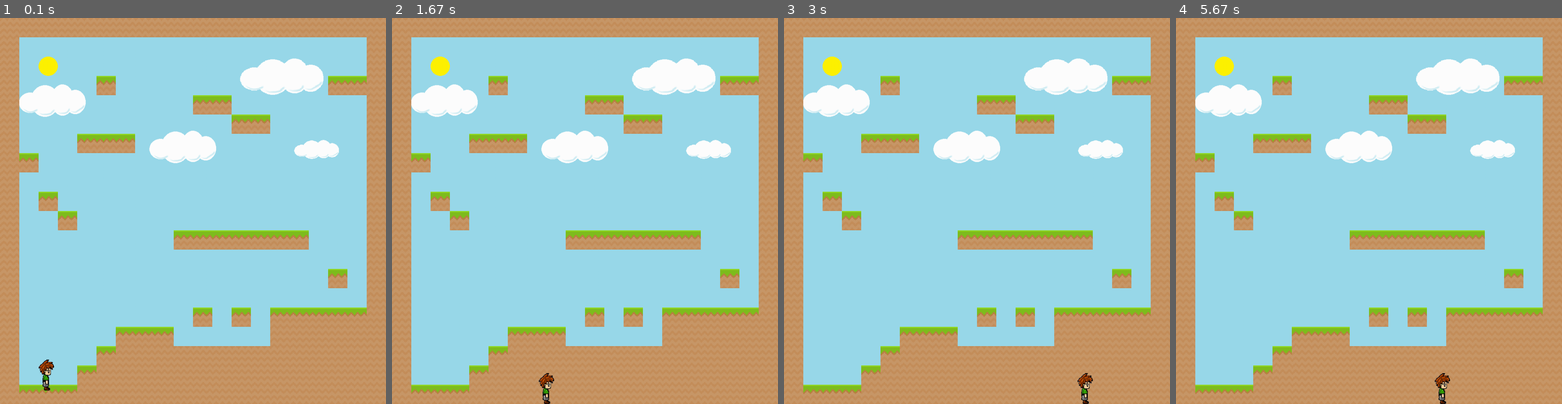
Above: before the commit, frames 1-4 (left to right).
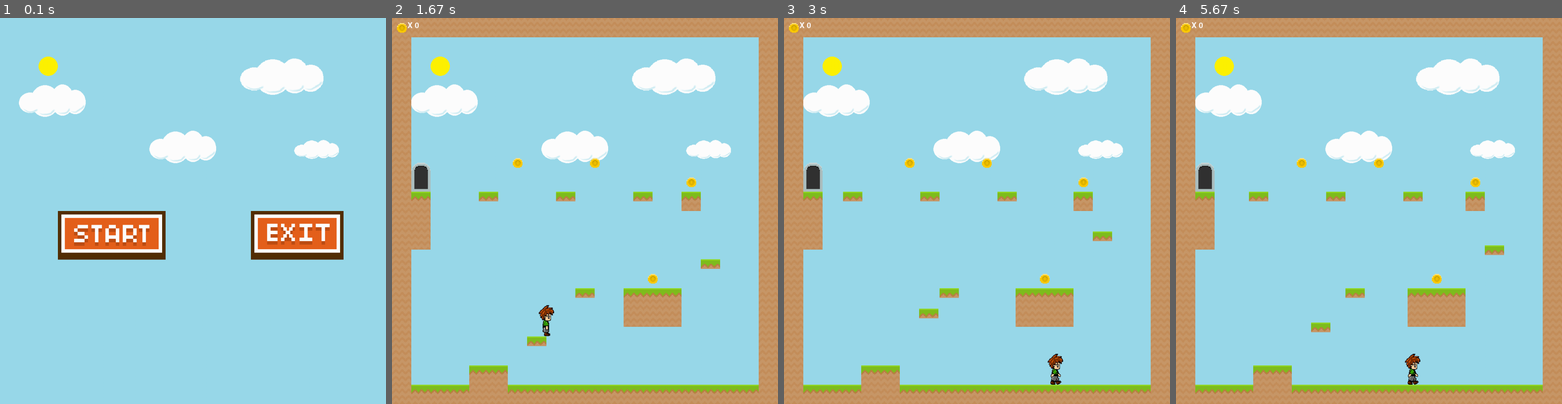
Above: after the commit, the same moments.

Repository: russjude/D-coding-Island
Game: pygame game, started from create_player.py
Two runs of this game, one before a commit and one after it. Both use one fixed random seed, a clock stepped at 60 frames per second and the inputs below.
Inputs (mouse positions are in pixels of both pictures, inside the frame that each line leads up to):
- Up to frame 1 (0.1 s): no input
- Up to frame 2 (1.67 s): press the mouse at (503, 234) at 0.37 s; move the mouse to (561, 176) at 0.47 s; release the mouse at (619, 118) at 0.6 s; hold Space 0.67-1.13 s; hold Right 0.67-1.13 s; move the mouse to (569, 106) at 0.7 s; hold Space 1.17-1.63 s; hold Right 1.17-1.63 s
- Up to frame 3 (3 s): hold Space 1.67-2.13 s; hold Right 1.67-2.13 s; hold Right 2.17-2.63 s; hold Right from 2.67 s (still down)
- Up to frame 4 (5.67 s): release Right at 3.13 s; hold Left 3.17-3.7 s; hold Left 3.73-4.13 s; hold Right 4.17-4.8 s; hold Left 4.83-5.3 s; hold Right from 5.33 s (still down)

The runs differ from the first frame. In frame 1, 41% of the frame differs, in the area x 0-100%, y 0-100%; in frame 2, 20%; in frame 3, 20%; in frame 4, 20%.

Commit message:
overwrite

Diff:
--- a/create_player.py
+++ b/create_player.py
@@ -1,13 +1,15 @@
-"""
-File: create_player
-
-Purpose: the purpose
-"""
-
 import pygame
 from pygame.locals import *
-
+from pygame import mixer
+import pickle
+from os import path
+
+pygame.mixer.pre_init(44100, -16, 2, 512)
+mixer.init()
 pygame.init()
+
+clock = pygame.time.Clock()
+fps = 60
 
 screen_width = 1000
 screen_height = 1000
@@ -15,61 +17,247 @@
 screen = pygame.display.set_mode((screen_width, screen_height))
 pygame.display.set_caption('Platformer')
 
+
+#define font
+font = pygame.font.SysFont('Bauhaus 93', 70)
+font_score = pygame.font.SysFont('Bauhaus 93', 30)
+
+
 #define game variables
 tile_size = 50
+game_over = 0
+main_menu = True
+level = 3
+max_levels = 7
+score = 0
+
+
+#define colours
+white = (255, 255, 255)
+blue = (0, 0, 255)
 
 
 #load images
 sun_img = pygame.image.load('img/sun.png')
 bg_img = pygame.image.load('img/sky.png')
+restart_img = pygame.image.load('img/restart_btn.png')
+start_img = pygame.image.load('img/start_btn.png')
+exit_img = pygame.image.load('img/exit_btn.png')
+
+#load sounds
+pygame.mixer.music.load('img/music.wav')
+pygame.mixer.music.play(-1, 0.0, 5000)
+coin_fx = pygame.mixer.Sound('img/coin.wav')
+coin_fx.set_volume(0.5)
+jump_fx = pygame.mixer.Sound('img/jump.wav')
+jump_fx.set_volume(0.5)
+game_over_fx = pygame.mixer.Sound('img/game_over.wav')
+game_over_fx.set_volume(0.5)
+
+
+def draw_text(text, font, text_col, x, y):
+	img = font.render(text, True, text_col)
+	screen.blit(img, (x, y))
+
+
+#function to reset level
+def reset_level(level):
+	player.reset(100, screen_height - 130)
+	blob_group.empty()
+	platform_group.empty()
+	coin_group.empty()
+	lava_group.empty()
+	exit_group.empty()
+
+	#load in level data and create world
+	if path.exists(f'level{level}_data'):
+		pickle_in = open(f'level{level}_data', 'rb')
+		world_data = pickle.load(pickle_in)
+	world = World(world_data)
+	#create dummy coin for showing the score
+	score_coin = Coin(tile_size // 2, tile_size // 2)
+	coin_group.add(score_coin)
+	return world
+
+
+class Button():
+	def __init__(self, x, y, image):
+		self.image = image
+		self.rect = self.image.get_rect()
+		self.rect.x = x
+		self.rect.y = y
+		self.clicked = False
+
+	def draw(self):
+		action = False
+
+		#get mouse position
+		pos = pygame.mouse.get_pos()
+
+		#check mouseover and clicked conditions
+		if self.rect.collidepoint(pos):
+			if pygame.mouse.get_pressed()[0] == 1 and self.clicked == False:
+				action = True
+				self.clicked = True
+
+		if pygame.mouse.get_pressed()[0] == 0:
+			self.clicked = False
+
+
+		#draw button
+		screen.blit(self.image, self.rect)
+
+		return action
 
 
 class Player():
 	def __init__(self, x, y):
-		img = pygame.image.load('img/guy1.png')
-		self.image = pygame.transform.scale(img, (40, 80))
-		self.rect = self.image.get_rect()
-		self.rect.x = x
-		self.rect.y = y
+		self.reset(x, y)
+
+	def update(self, game_over):
+		dx = 0
+		dy = 0
+		walk_cooldown = 5
+		col_thresh = 20
+
+		if game_over == 0:
+			#get keypresses
+			key = pygame.key.get_pressed()
+			if key[pygame.K_SPACE] and self.jumped == False and self.in_air == False:
+				jump_fx.play()
+				self.vel_y = -15
+				self.jumped = True
+			if key[pygame.K_SPACE] == False:
+				self.jumped = False
+			if key[pygame.K_LEFT]:
+				dx -= 5
+				self.counter += 1
+				self.direction = -1
+			if key[pygame.K_RIGHT]:
+				dx += 5
+				self.counter += 1
+				self.direction = 1
+			if key[pygame.K_LEFT] == False and key[pygame.K_RIGHT] == False:
+				self.counter = 0
+				self.index = 0
+				if self.direction == 1:
+					self.image = self.images_right[self.index]
+				if self.direction == -1:
+					self.image = self.images_left[self.index]
+
+
+			#handle animation
+			if self.counter > walk_cooldown:
+				self.counter = 0
+				self.index += 1
+				if self.index >= len(self.images_right):
+					self.index = 0
+				if self.direction == 1:
+					self.image = self.images_right[self.index]
+				if self.direction == -1:
+					self.image = self.images_left[self.index]
+
+
+			#add gravity
+			self.vel_y += 1
+			if self.vel_y > 10:
+				self.vel_y = 10
+			dy += self.vel_y
+
+			#check for collision
+			self.in_air = True
+			for tile in world.tile_list:
+				#check for collision in x direction
+				if tile[1].colliderect(self.rect.x + dx, self.rect.y, self.width, self.height):
+					dx = 0
+				#check for collision in y direction
+				if tile[1].colliderect(self.rect.x, self.rect.y + dy, self.width, self.height):
+					#check if below the ground i.e. jumping
+					if self.vel_y < 0:
+						dy = tile[1].bottom - self.rect.top
+						self.vel_y = 0
+					#check if above the ground i.e. falling
+					elif self.vel_y >= 0:
+						dy = tile[1].top - self.rect.bottom
+						self.vel_y = 0
+						self.in_air = False
+
+
+			#check for collision with enemies
+			if pygame.sprite.spritecollide(self, blob_group, False):
+				game_over = -1
+				game_over_fx.play()
+
+			#check for collision with lava
+			if pygame.sprite.spritecollide(self, lava_group, False):
+				game_over = -1
+				game_over_fx.play()
+
+			#check for collision with exit
+			if pygame.sprite.spritecollide(self, exit_group, False):
+				game_over = 1
+
+
+			#check for collision with platforms
+			for platform in platform_group:
+				#collision in the x direction
+				if platform.rect.colliderect(self.rect.x + dx, self.rect.y, self.width, self.height):
+					dx = 0
+				#collision in the y direction
+				if platform.rect.colliderect(self.rect.x, self.rect.y + dy, self.width, self.height):
+					#check if below platform
+					if abs((self.rect.top + dy) - platform.rect.bottom) < col_thresh:
+						self.vel_y = 0
+						dy = platform.rect.bottom - self.rect.top
+					#check if above platform
+					elif abs((self.rect.bottom + dy) - platform.rect.top) < col_thresh:
+						self.rect.bottom = platform.rect.top - 1
+						self.in_air = False
+						dy = 0
+					#move sideways with the platform
+					if platform.move_x != 0:
+						self.rect.x += platform.move_direction
+
+
+			#update player coordinates
+			self.rect.x += dx
+			self.rect.y += dy
+
+
+		elif game_over == -1:
+			self.image = self.dead_image
+			draw_text('GAME OVER!', font, blue, (screen_width // 2) - 200, screen_height // 2)
+			if self.rect.y > 200:
+				self.rect.y -= 5
+
+		#draw player onto screen
+		screen.blit(self.image, self.rect)
+
+		return game_over
+
+
+	def reset(self, x, y):
+		self.images_right = []
+		self.images_left = []
+		self.index = 0
+		self.counter = 0
+		for num in range(1, 5):
+			img_right = pygame.image.load(f'img/guy{num}.png')
+			img_right = pygame.transform.scale(img_right, (40, 80))
+			img_left = pygame.transform.flip(img_right, True, False)
+			self.images_right.append(img_right)
+			self.images_left.append(img_left)
+		self.dead_image = pygame.image.load('img/ghost.png')
+		self.image = self.images_right[self.index]
+		self.rect = self.image.get_rect()
+		self.rect.x = x
+		self.rect.y = y
+		self.width = self.image.get_width()
+		self.height = self.image.get_height()
 		self.vel_y = 0
 		self.jumped = False
-
-	def update(self):
-		dx = 0
-		dy = 0
-
-		#get keypresses
-		key = pygame.key.get_pressed()
-		if key[pygame.K_SPACE] and self.jumped == False:
-			self.vel_y = -15
-			self.jumped = True
-		if key[pygame.K_SPACE] == False:
-			self.jumped = False
-		if key[pygame.K_LEFT]:
-			dx -= 5
-		if key[pygame.K_RIGHT]:
-			dx += 5
-
-
-		#add gravity
-		self.vel_y += 1
-		if self.vel_y > 10:
-			self.vel_y = 10
-		dy += self.vel_y
-
-		#check for collision
-
-		#update player coordinates
-		self.rect.x += dx
-		self.rect.y += dy
-
-		if self.rect.bottom > screen_height:
-			self.rect.bottom = screen_height
-			dy = 0
-
-		#draw player onto screen
-		screen.blit(self.image, self.rect)
-
+		self.direction = 0
+		self.in_air = True
 
 
 
@@ -99,8 +287,27 @@
 					img_rect.y = row_count * tile_size
 					tile = (img, img_rect)
 					self.tile_list.append(tile)
+				if tile == 3:
+					blob = Enemy(col_count * tile_size, row_count * tile_size + 15)
+					blob_group.add(blob)
+				if tile == 4:
+					platform = Platform(col_count * tile_size, row_count * tile_size, 1, 0)
+					platform_group.add(platform)
+				if tile == 5:
+					platform = Platform(col_count * tile_size, row_count * tile_size, 0, 1)
+					platform_group.add(platform)
+				if tile == 6:
+					lava = Lava(col_count * tile_size, row_count * tile_size + (tile_size // 2))
+					lava_group.add(lava)
+				if tile == 7:
+					coin = Coin(col_count * tile_size + (tile_size // 2), row_count * tile_size + (tile_size // 2))
+					coin_group.add(coin)
+				if tile == 8:
+					exit = Exit(col_count * tile_size, row_count * tile_size - (tile_size // 2))
+					exit_group.add(exit)
 				col_count += 1
 			row_count += 1
+
 
 	def draw(self):
 		for tile in self.tile_list:
@@ -108,46 +315,165 @@
 
 
 
-world_data = [
-[1, 1, 1, 1, 1, 1, 1, 1, 1, 1, 1, 1, 1, 1, 1, 1, 1, 1, 1, 1],
-[1, 0, 0, 0, 0, 0, 0, 0, 0, 0, 0, 0, 0, 0, 0, 0, 0, 0, 0, 1],
-[1, 0, 0, 0, 0, 7, 0, 0, 0, 0, 0, 0, 0, 0, 0, 0, 0, 0, 8, 1],
-[1, 0, 0, 0, 0, 2, 0, 0, 0, 0, 0, 7, 0, 0, 0, 0, 0, 2, 2, 1],
-[1, 0, 0, 0, 0, 0, 0, 0, 0, 0, 2, 2, 0, 7, 0, 5, 0, 0, 0, 1],
-[1, 0, 0, 0, 0, 0, 0, 0, 5, 0, 0, 0, 2, 2, 0, 0, 0, 0, 0, 1],
-[1, 7, 0, 0, 2, 2, 2, 0, 0, 0, 0, 0, 0, 0, 0, 0, 0, 0, 0, 1],
-[1, 2, 0, 0, 0, 0, 0, 0, 0, 0, 0, 0, 0, 0, 0, 0, 0, 0, 0, 1],
-[1, 0, 0, 0, 0, 0, 0, 0, 0, 0, 0, 7, 0, 0, 7, 0, 0, 0, 0, 1],
-[1, 0, 2, 0, 0, 7, 0, 7, 0, 0, 0, 0, 0, 0, 0, 0, 0, 0, 0, 1],
-[1, 0, 0, 2, 0, 0, 4, 0, 0, 0, 0, 3, 0, 0, 3, 0, 0, 0, 0, 1],
-[1, 0, 0, 0, 0, 0, 0, 0, 0, 2, 2, 2, 2, 2, 2, 2, 0, 0, 0, 1],
-[1, 0, 0, 0, 0, 0, 0, 0, 0, 0, 0, 0, 0, 0, 0, 0, 0, 0, 0, 1],
-[1, 0, 0, 0, 0, 0, 0, 0, 0, 0, 7, 0, 7, 0, 0, 0, 0, 2, 0, 1],
-[1, 0, 0, 0, 0, 0, 0, 0, 0, 0, 0, 0, 0, 0, 0, 0, 0, 0, 0, 1],
-[1, 0, 0, 0, 0, 0, 0, 0, 0, 0, 2, 0, 2, 0, 2, 2, 2, 2, 2, 1],
-[1, 0, 0, 0, 0, 0, 2, 2, 2, 6, 6, 6, 6, 6, 1, 1, 1, 1, 1, 1],
-[1, 0, 0, 0, 0, 2, 1, 1, 1, 1, 1, 1, 1, 1, 1, 1, 1, 1, 1, 1],
-[1, 0, 0, 0, 2, 1, 1, 1, 1, 1, 1, 1, 1, 1, 1, 1, 1, 1, 1, 1],
-[1, 2, 2, 2, 1, 1, 1, 1, 1, 1, 1, 1, 1, 1, 1, 1, 1, 1, 1, 1]
-]
+class Enemy(pygame.sprite.Sprite):
+	def __init__(self, x, y):
+		pygame.sprite.Sprite.__init__(self)
+		self.image = pygame.image.load('img/blob.png')
+		self.rect = self.image.get_rect()
+		self.rect.x = x
+		self.rect.y = y
+		self.move_direction = 1
+		self.move_counter = 0
+
+	def update(self):
+		self.rect.x += self.move_direction
+		self.move_counter += 1
+		if abs(self.move_counter) > 50:
+			self.move_direction *= -1
+			self.move_counter *= -1
+
+
+class Platform(pygame.sprite.Sprite):
+	def __init__(self, x, y, move_x, move_y):
+		pygame.sprite.Sprite.__init__(self)
+		img = pygame.image.load('img/platform.png')
+		self.image = pygame.transform.scale(img, (tile_size, tile_size // 2))
+		self.rect = self.image.get_rect()
+		self.rect.x = x
+		self.rect.y = y
+		self.move_counter = 0
+		self.move_direction = 1
+		self.move_x = move_x
+		self.move_y = move_y
+
+
+	def update(self):
+		self.rect.x += self.move_direction * self.move_x
+		self.rect.y += self.move_direction * self.move_y
+		self.move_counter += 1
+		if abs(self.move_counter) > 50:
+			self.move_direction *= -1
+			self.move_counter *= -1
+
+
+
+
+
+class Lava(pygame.sprite.Sprite):
+	def __init__(self, x, y):
+		pygame.sprite.Sprite.__init__(self)
+		img = pygame.image.load('img/lava.png')
+		self.image = pygame.transform.scale(img, (tile_size, tile_size // 2))
+		self.rect = self.image.get_rect()
+		self.rect.x = x
+		self.rect.y = y
+
+
+class Coin(pygame.sprite.Sprite):
+	def __init__(self, x, y):
+		pygame.sprite.Sprite.__init__(self)
+		img = pygame.image.load('img/coin.png')
+		self.image = pygame.transform.scale(img, (tile_size // 2, tile_size // 2))
+		self.rect = self.image.get_rect()
+		self.rect.center = (x, y)
+
+
+class Exit(pygame.sprite.Sprite):
+	def __init__(self, x, y):
+		pygame.sprite.Sprite.__init__(self)
+		img = pygame.image.load('img/exit.png')
+		self.image = pygame.transform.scale(img, (tile_size, int(tile_size * 1.5)))
+		self.rect = self.image.get_rect()
+		self.rect.x = x
+		self.rect.y = y
 
 
 
 player = Player(100, screen_height - 130)
+
+blob_group = pygame.sprite.Group()
+platform_group = pygame.sprite.Group()
+lava_group = pygame.sprite.Group()
+coin_group = pygame.sprite.Group()
+exit_group = pygame.sprite.Group()
+
+#create dummy coin for showing the score
+score_coin = Coin(tile_size // 2, tile_size // 2)
+coin_group.add(score_coin)
+
+#load in level data and create world
+if path.exists(f'level{level}_data'):
+	pickle_in = open(f'level{level}_data', 'rb')
+	world_data = pickle.load(pickle_in)
 world = World(world_data)
 
+
+#create buttons
+restart_button = Button(screen_width // 2 - 50, screen_height // 2 + 100, restart_img)
+start_button = Button(screen_width // 2 - 350, screen_height // 2, start_img)
+exit_button = Button(screen_width // 2 + 150, screen_height // 2, exit_img)
+
+
 run = True
-clock = pygame.time.Clock()
-
 while run:
-	clock.tick(60)
+
+	clock.tick(fps)
 
 	screen.blit(bg_img, (0, 0))
 	screen.blit(sun_img, (100, 100))
 
-	world.draw()
-
-	player.update()
+	if main_menu == True:
+		if exit_button.draw():
+			run = False
+		if start_button.draw():
+			main_menu = False
+	else:
+		world.draw()
+
+		if game_over == 0:
+			blob_group.update()
+			platform_group.update()
+			#update score
+			#check if a coin has been collected
+			if pygame.sprite.spritecollide(player, coin_group, True):
+				score += 1
+				coin_fx.play()
+			draw_text('X ' + str(score), font_score, white, tile_size - 10, 10)
+
+		blob_group.draw(screen)
+		platform_group.draw(screen)
+		lava_group.draw(screen)
+		coin_group.draw(screen)
+		exit_group.draw(screen)
+
+		game_over = player.update(game_over)
+
+		#if player has died
+		if game_over == -1:
+			if restart_button.draw():
+				world_data = []
+				world = reset_level(level)
+				game_over = 0
+				score = 0
+
+		#if player has completed the level
+		if game_over == 1:
+			#reset game and go to next level
+			level += 1
+			if level <= max_levels:
+				#reset level
+				world_data = []
+				world = reset_level(level)
+				game_over = 0
+			else:
+				draw_text('YOU WIN!', font, blue, (screen_width // 2) - 140, screen_height // 2)
+				if restart_button.draw():
+					level = 1
+					#reset level
+					world_data = []
+					world = reset_level(level)
+					game_over = 0
+					score = 0
 
 	for event in pygame.event.get():
 		if event.type == pygame.QUIT:
